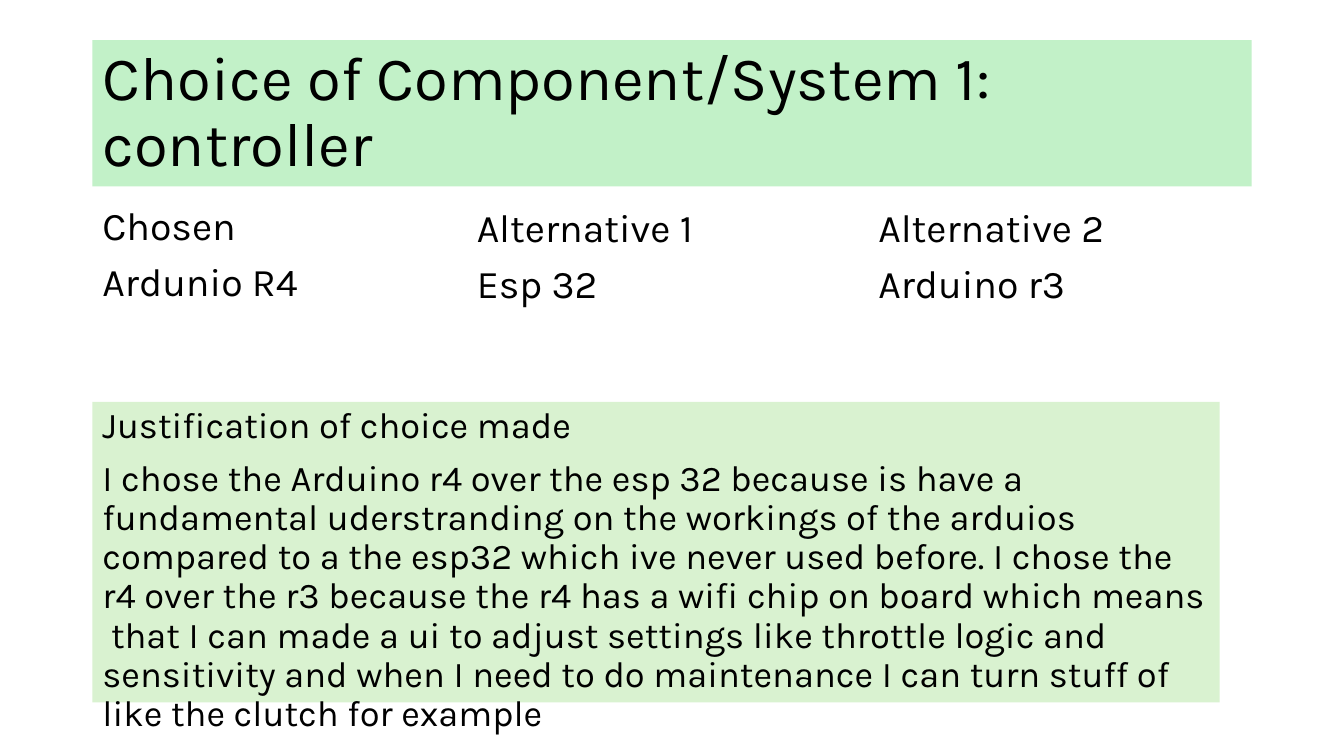
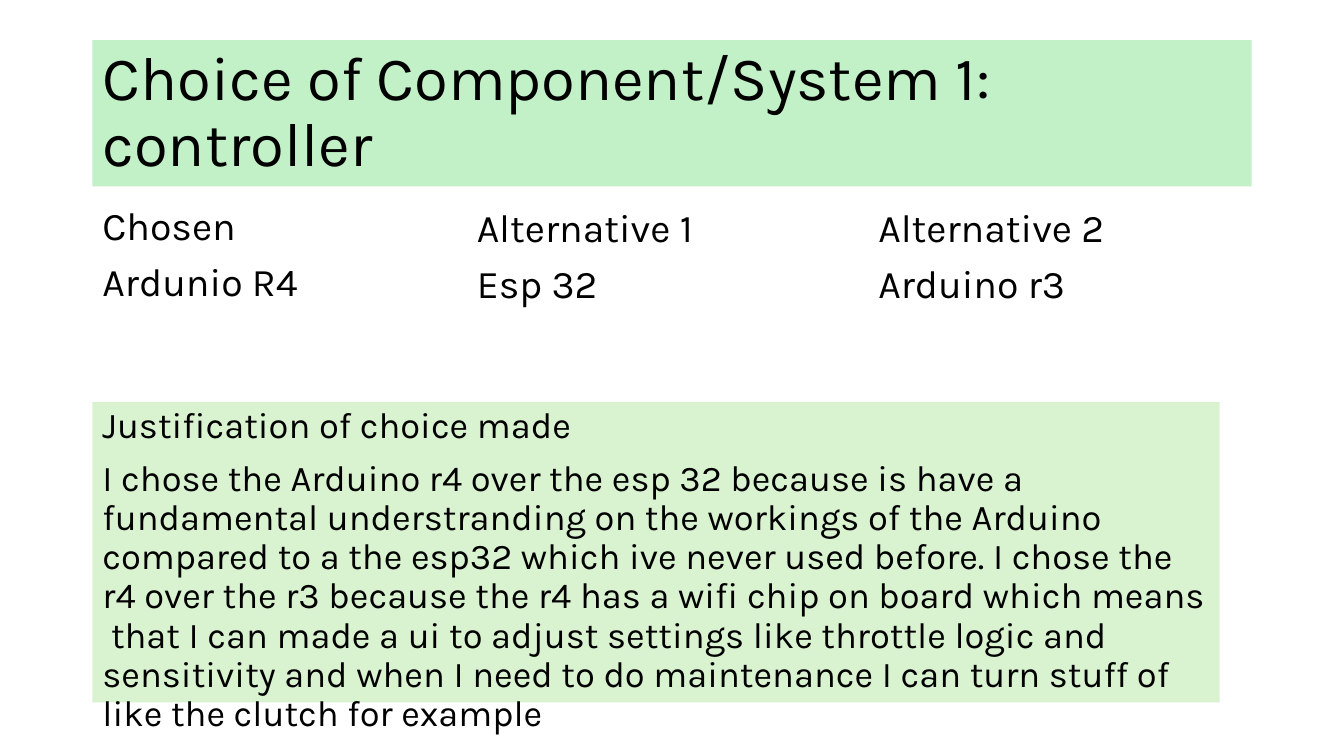
Before and after one commit to Heinrich70/Heinrich-13-Di-70cc-hybrid-pitbike, a slide deck: slide 10 of AS91904 Electronics Heinrich Venter.pptx. Drawn at 1344x756 pixels with LibreOffice and Linux fonts; fonts in the diff are those of the drawing. Boxes give left, top, right and bottom in pixels: in the first picture for what was removed or moved away, otherwise in the second. Text is boxed around its words. In the diff, an @@ line names an element or a change of style, - is before the commit and + after.

```diff
--- a/AS91904 Electronics Heinrich Venter.pptx
+++ b/AS91904 Electronics Heinrich Venter.pptx
@@ text in rectangle at (102,466,1204,696): text changed @@
-I chose the Arduino r4 over the esp 32 because is have a fundamental uderstranding on the workings of the arduios compared to a the esp32 which ive never used before. I chose the r4 over the r3 because the r4 has a wifi chip on board which means that I can made a ui to adjust settings like throttle logic and sensitivity and when I need to do maintenance I can turn stuff of like the clutch for example
+I chose the Arduino r4 over the esp 32 because is have a fundamental understranding on the workings of the Arduino compared to a the esp32 which ive never used before. I chose the r4 over the r3 because the r4 has a wifi chip on board which means that I can made a ui to adjust settings like throttle logic and sensitivity and when I need to do maintenance I can turn stuff of like the clutch for example
```
Also in this commit, not shown: 7 other slides changed.
